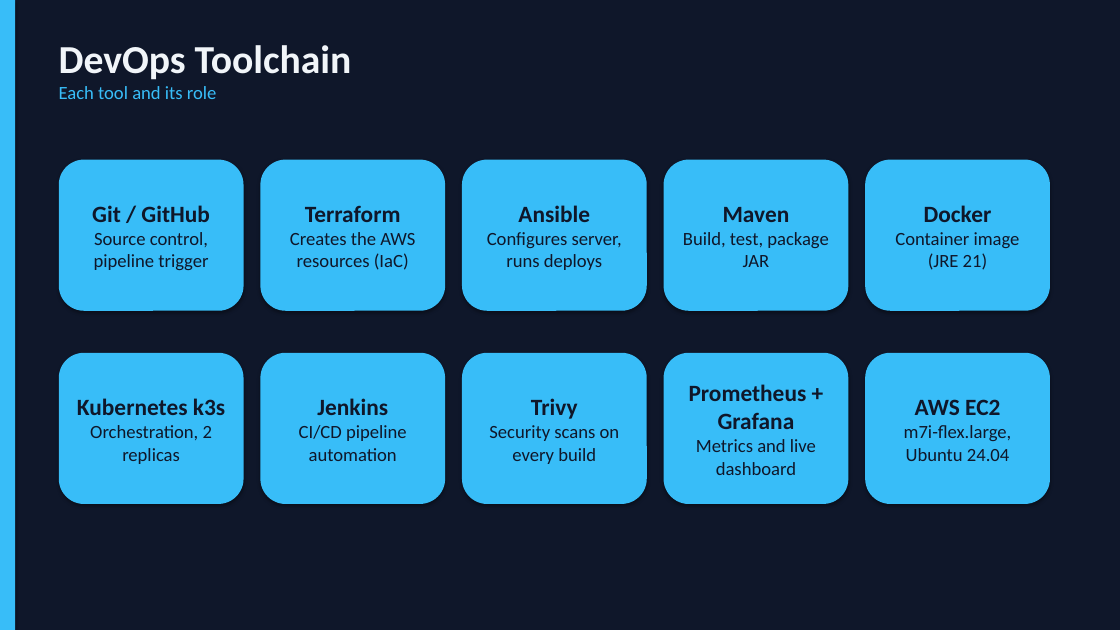
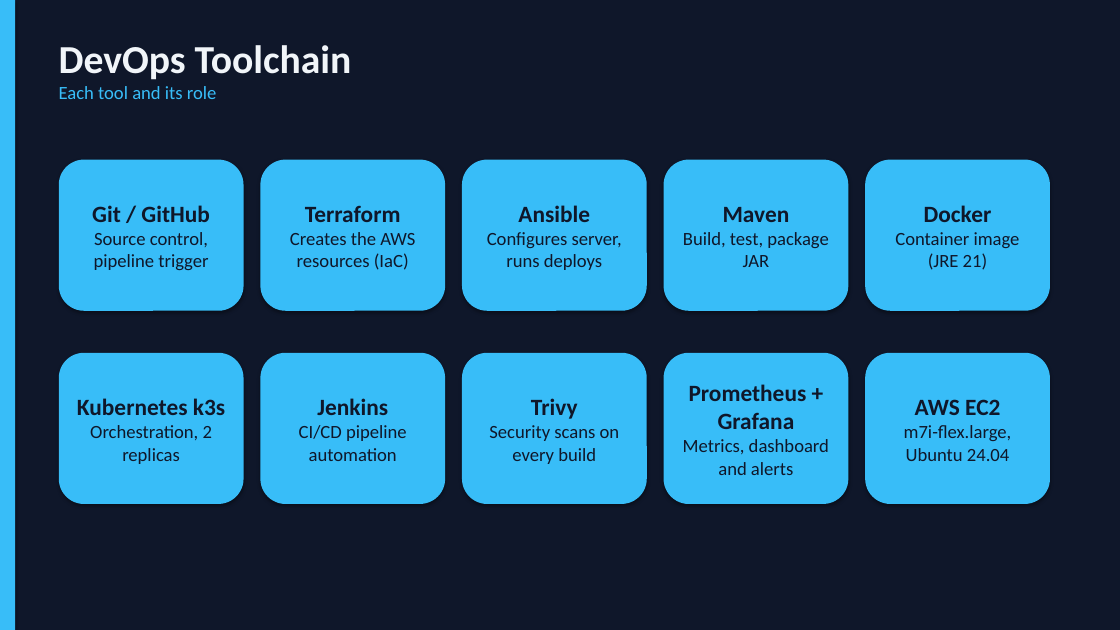
Before and after one commit to chaitanyasai9666/Devops-project, a slide deck: slide 3 of NLP_API_DevOps_Presentation.pptx. Drawn at 1120x630 pixels with LibreOffice and Linux fonts; fonts in the diff are those of the drawing. Boxes give left, top, right and bottom in pixels: in the first picture for what was removed or moved away, otherwise in the second. Text is boxed around its words. In the diff, an @@ line names an element or a change of style, - is before the commit and + after.

Commit message:
Add Alertmanager with an alert for missing pods

```diff
--- a/NLP_API_DevOps_Presentation.pptx
+++ b/NLP_API_DevOps_Presentation.pptx
@@ text in rounded rectangle at box(683, 439, 829, 475): text changed @@
-Metrics and live dashboard
+Metrics, dashboard and alerts
```
Also in this commit, not shown: 5 other slides changed, 3 other files.
